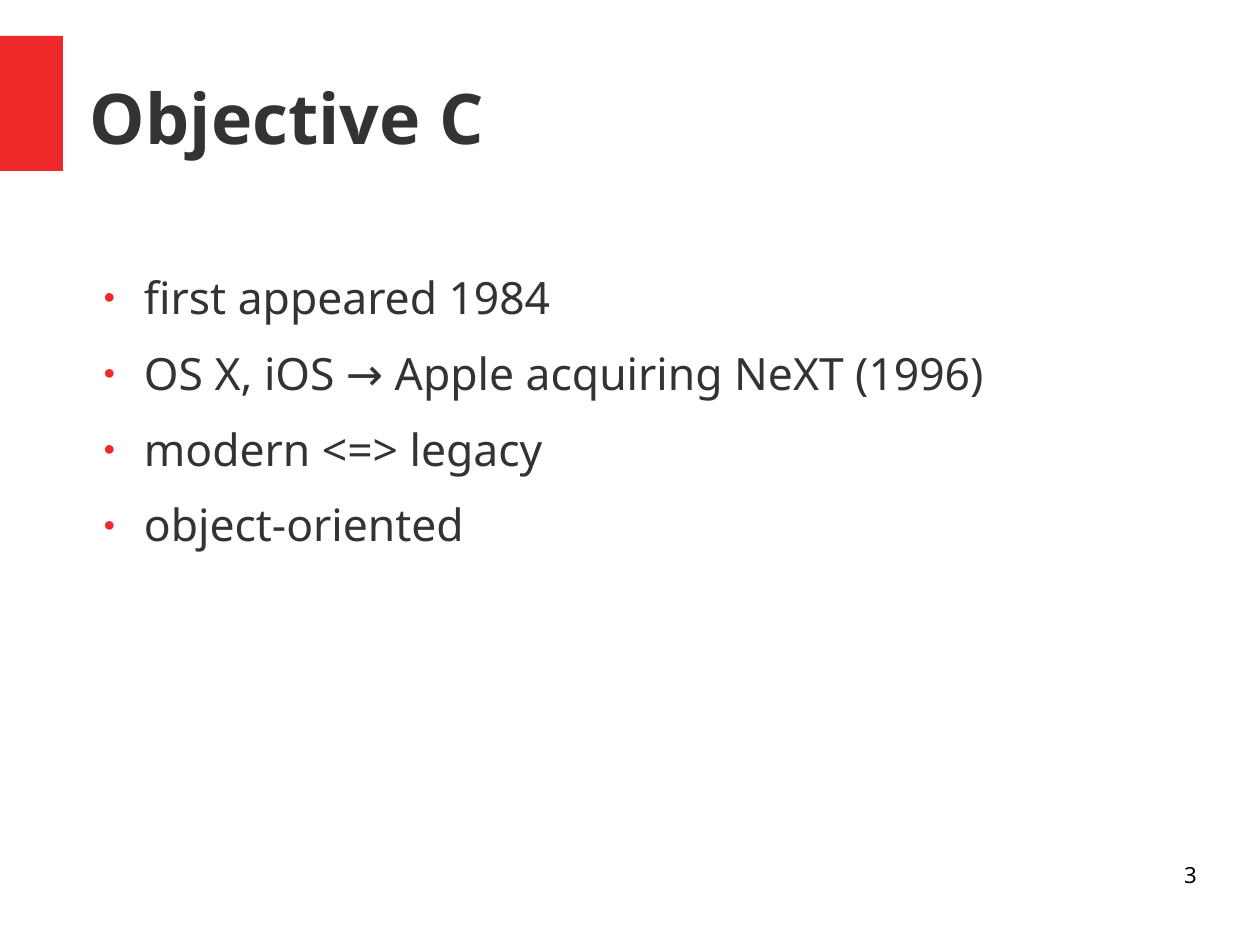
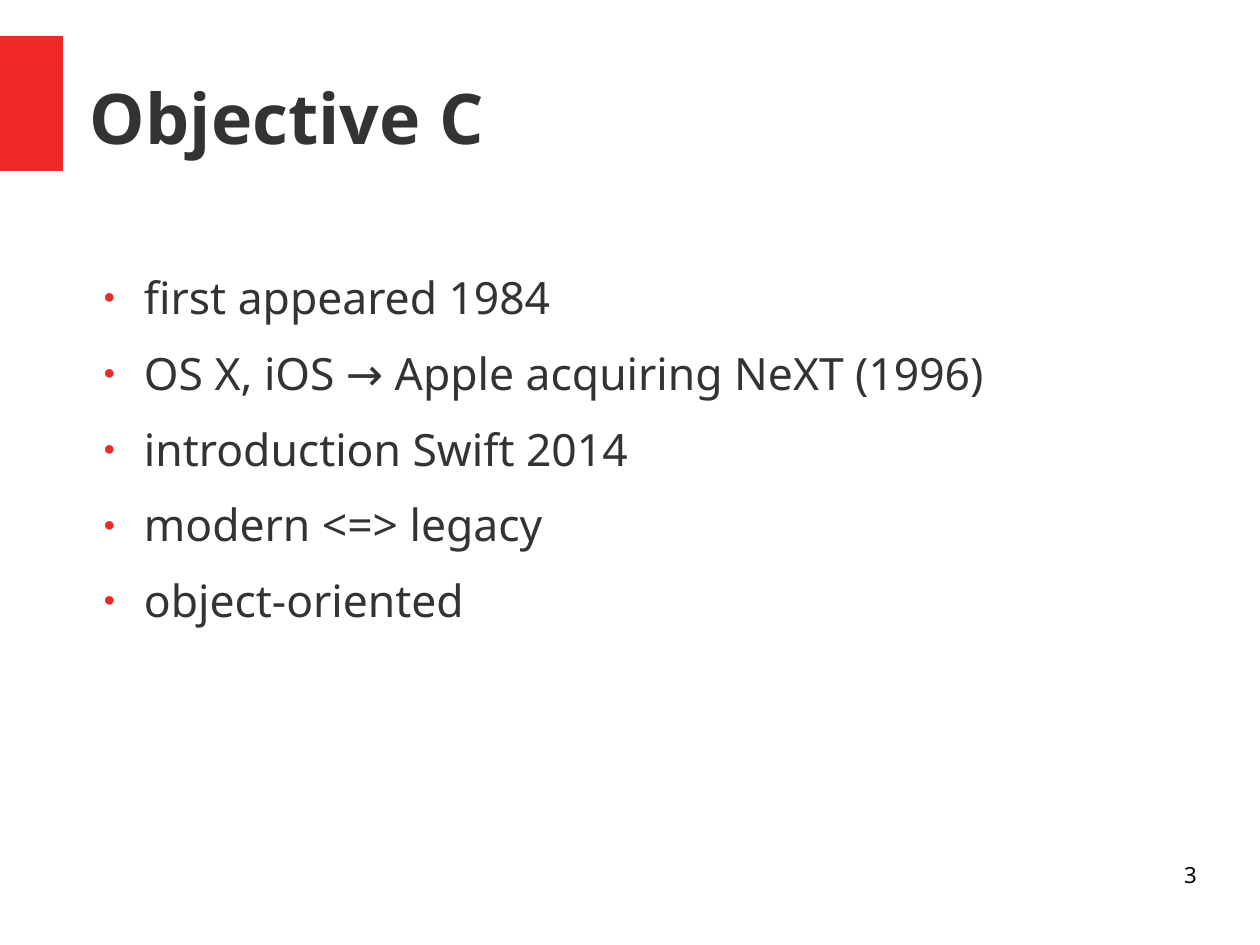
Before and after one commit to simonmtr/inf-fwpm-objective-c-bool-parser, a slide deck: slide 3 of presentation/presentation.odp. Drawn at 1260x945 pixels with LibreOffice and Linux fonts; fonts in the diff are those of the drawing. Boxes give left, top, right and bottom in pixels: in the first picture for what was removed or moved away, otherwise in the second. Text is boxed around its words. In the diff, an @@ line names an element or a change of style, - is before the commit and + after.

```diff
--- a/presentation/presentation.odp
+++ b/presentation/presentation.odp
@@ text at box(144, 432, 628, 467): paragraph added @@
+● introduction Swift 2014
```
Also in this commit, not shown: 2 other slides changed.
